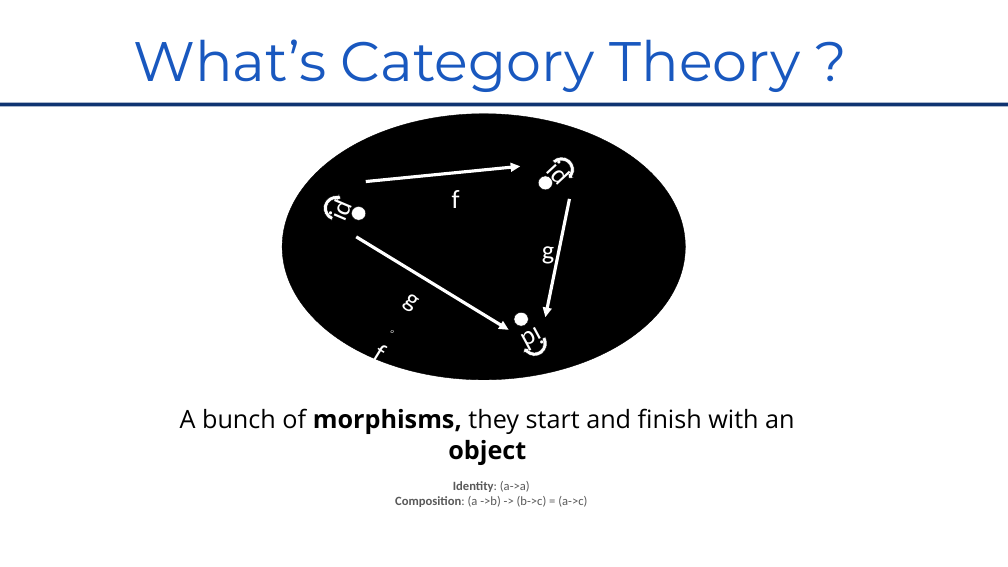
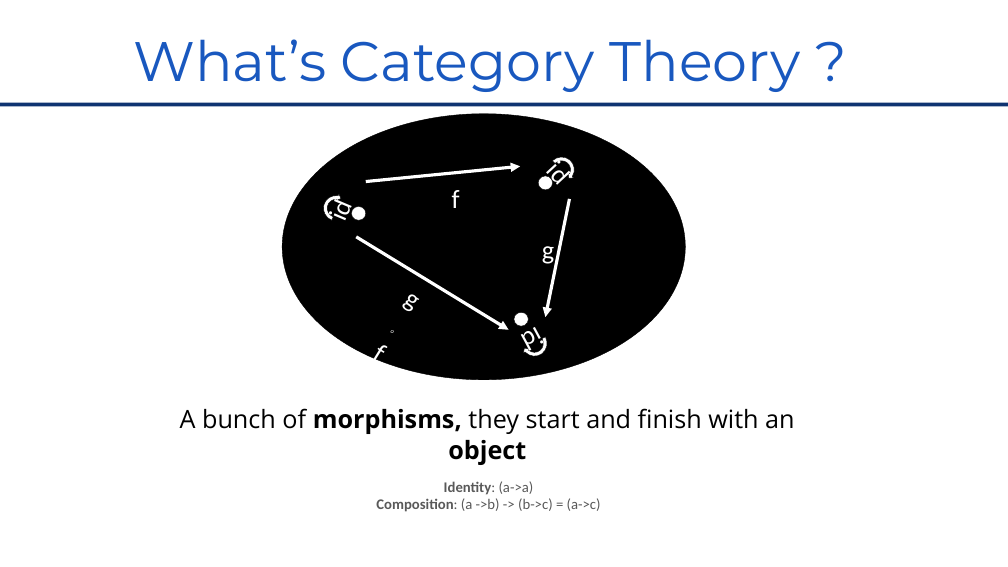
Before and after one commit to RomainTrm/CategoryTheoryYouAlreadyKnowIt, a slide deck: slide 6 of CategoryTheoryUniveristy_Devoxx_FR_2022.pptx. Drawn at 1008x567 pixels with LibreOffice and Linux fonts; fonts in the diff are those of the drawing; background and template pictures are left out. Boxes give left, top, right and bottom in pixels: in the first picture for what was removed or moved away, otherwise in the second. Text is boxed around its words. In the diff, an @@ line names an element or a change of style, - is before the commit and + after.

```diff
--- a/CategoryTheoryUniveristy_Devoxx_FR_2022.pptx
+++ b/CategoryTheoryUniveristy_Devoxx_FR_2022.pptx
@@ text "Identity: (a->a)": place and size @@
-text "Identity: (a->a)" at box(395, 481, 587, 507)
+text "Identity: (a->a)" at box(376, 481, 601, 512)
@@ text "Identity: (a->a)" at box(376, 481, 601, 512): size 24 to 28 pt @@
```
Also in this commit, not shown: 10 other slides changed, 5 slides added.
